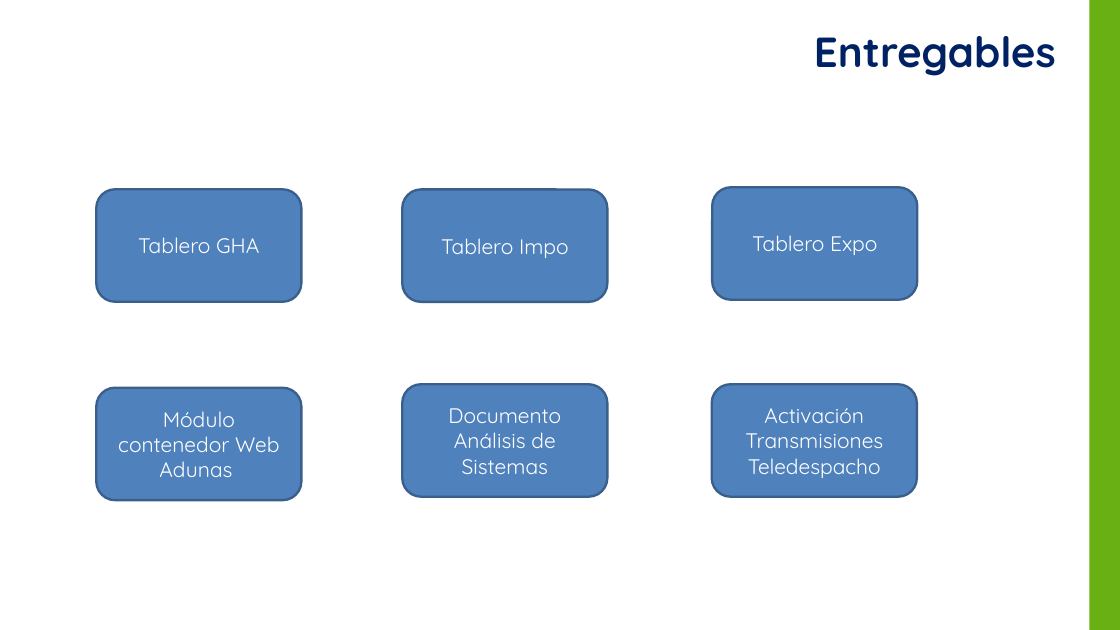
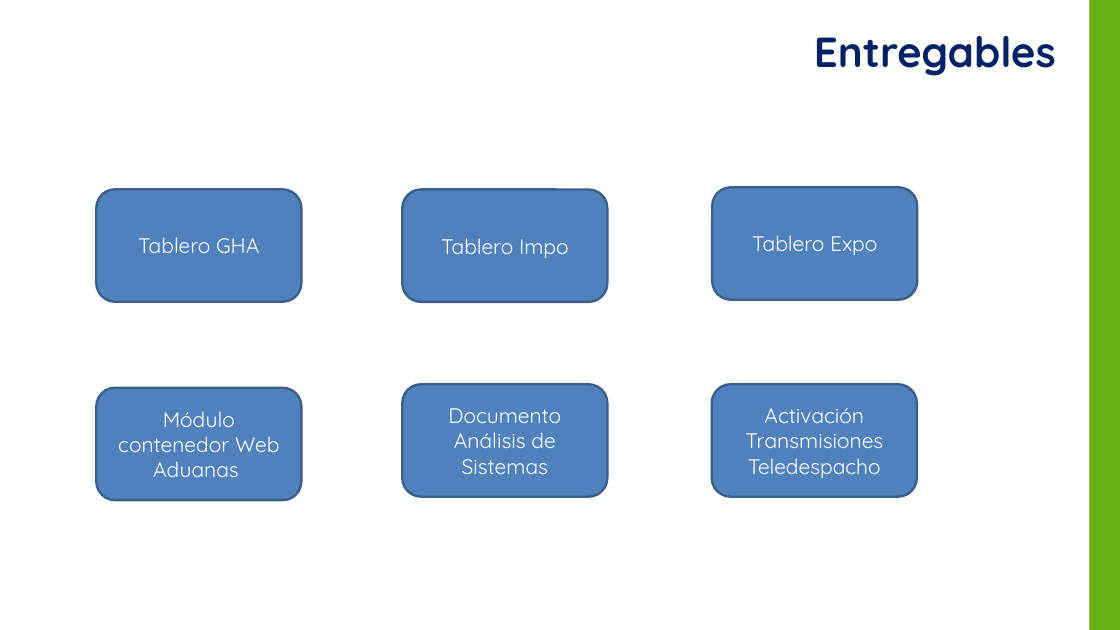
Before and after one commit to yahck/pyTransmisionesTalma, a slide deck: slide 6 of Documentos/ControlTransmisionesV1.0.pptx. Drawn at 1120x630 pixels with LibreOffice and Linux fonts; fonts in the diff are those of the drawing; background and template pictures are left out. Boxes give left, top, right and bottom in pixels: in the first picture for what was removed or moved away, otherwise in the second. Text is boxed around its words. In the diff, an @@ line names an element or a change of style, - is before the commit and + after.

```diff
--- a/Documentos/ControlTransmisionesV1.0.pptx
+++ b/Documentos/ControlTransmisionesV1.0.pptx
@@ text in rounded rectangle at (118,411,279,477): text changed @@
-Módulo contenedor Web Adunas
+Módulo contenedor Web Aduanas
```
Also in this commit, not shown: 4 other files.
